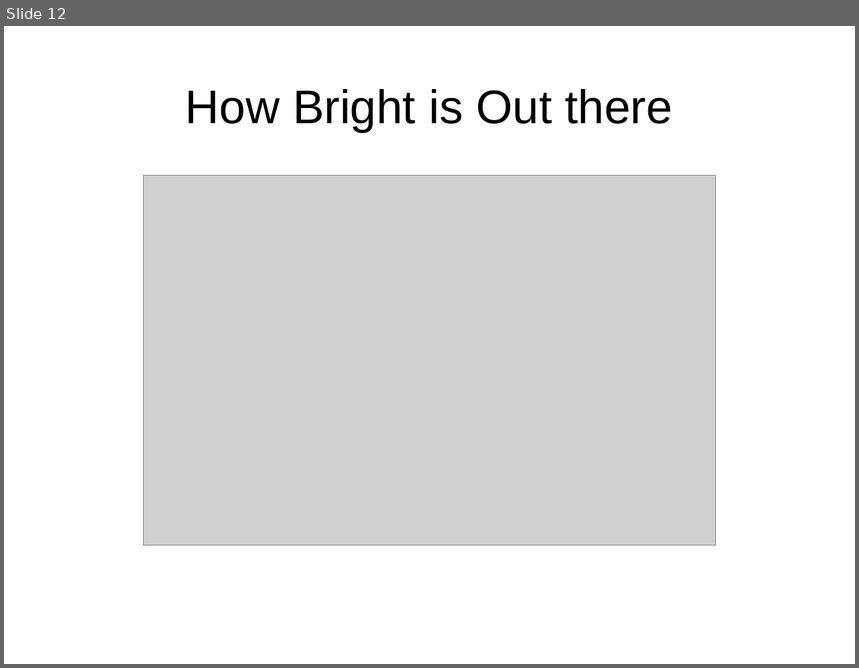
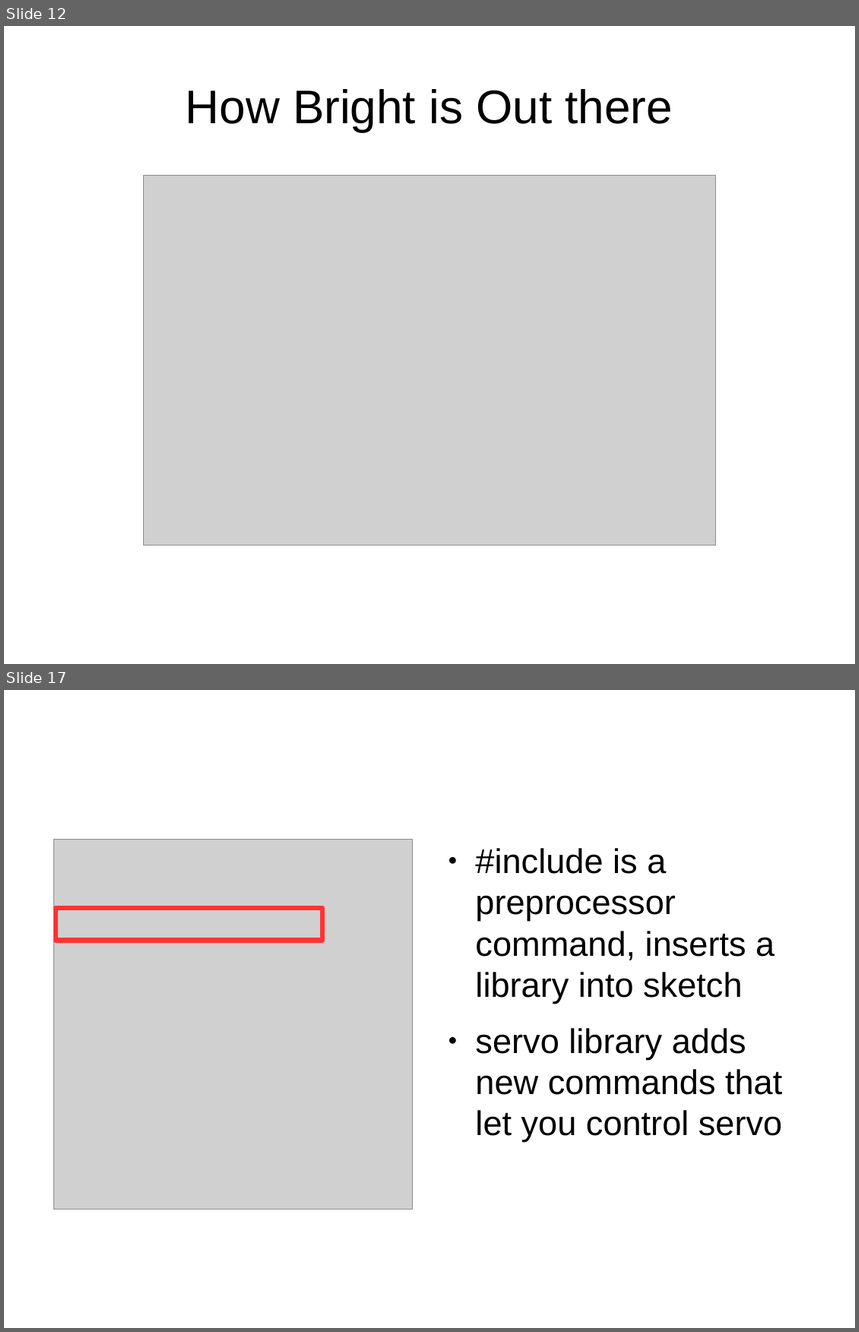
Before and after one commit to dhayanithivijayan/LearnIt, a slide deck: Arduino/DayThree.odp. Shown one above the other, each under a label of ours: slide 12 before the commit, slides 12 and 17 after it; the slides between them are not shown. The pictures are 859x668 and 859x1332 pixels, drawn with LibreOffice and Linux fonts; fonts in the diff are those of the drawing; grey boxes stand for pictures. Boxes give left, top, right and bottom in pixels: in the first picture for what was removed or moved away, otherwise in the second. Text is boxed around its words. In the diff, an @@ line names an element or a change of style, - is before the commit and + after.

Commit message:
started servo

```diff
--- a/Arduino/DayThree.odp
+++ b/Arduino/DayThree.odp
@@ slide 17 added at [4, 690, 855, 1328], background #FFFFFF @@
@@ picture added at [54, 839, 414, 1209] @@
@@ text added at [475, 848, 782, 1142], 32 pt, text #000000 @@
+● #include is a preprocessor command, inserts a library into sketch
+● servo library adds new commands that let you control servo
@@ rectangle added at [56, 908, 323, 940], outline #FF3333 4.51 pt @@
```
Also in this commit, not shown: 1 slide changed, 5 other slides added, 8 other files.
